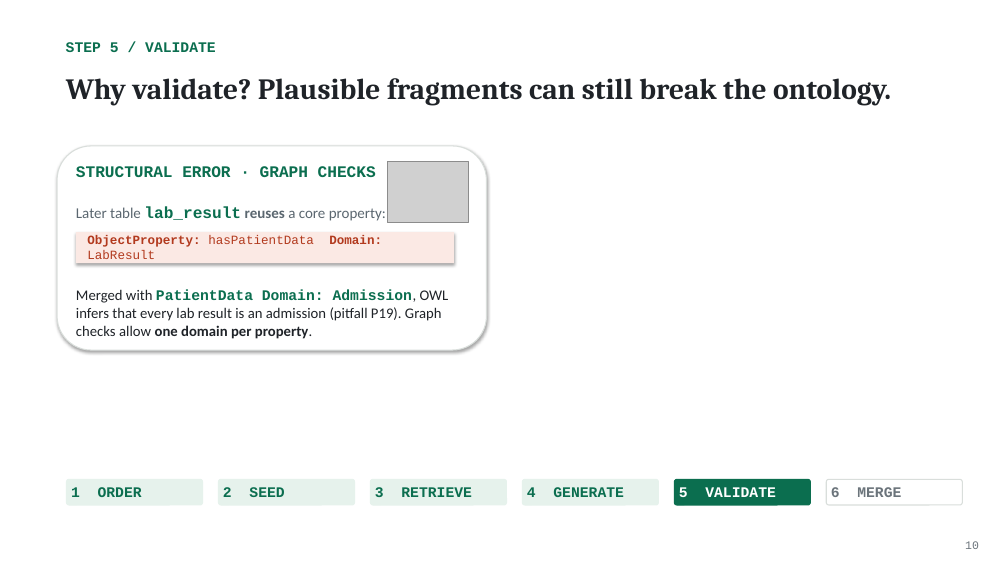
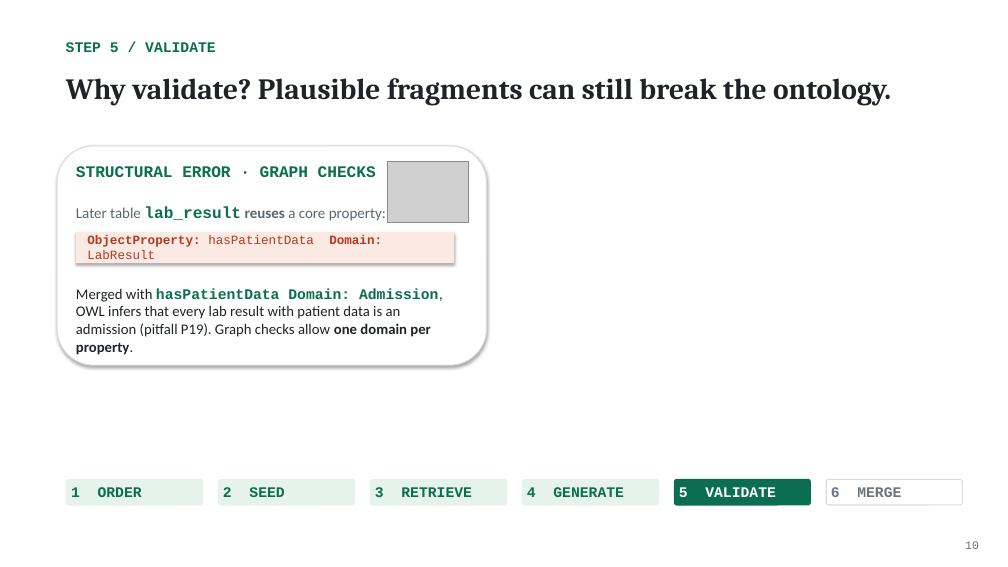
Before and after one commit to NadeenAhmad/rigor_private, a slide deck: slide 19 of presentation/RIGOR_ISWC2026_final.pptx. Drawn at 1008x567 pixels with LibreOffice and Linux fonts; fonts in the diff are those of the drawing; grey boxes stand for pictures. Boxes give left, top, right and bottom in pixels: in the first picture for what was removed or moved away, otherwise in the second. Text is boxed around its words. In the diff, an @@ line names an element or a change of style, - is before the commit and + after.

```diff
--- a/presentation/RIGOR_ISWC2026_final.pptx
+++ b/presentation/RIGOR_ISWC2026_final.pptx
@@ rounded rectangle: place and size @@
-rounded rectangle at (57, 146, 487, 350)
+rounded rectangle at (57, 146, 487, 365)
@@ text at (76, 288, 443, 355): text changed @@
-Merged with PatientData Domain: Admission, OWL infers that every lab result is an admission (pitfall P19). Graph checks allow one domain per property.
+Merged with hasPatientData Domain: Admission, OWL infers that every lab result with patient data is an admission (pitfall P19). Graph checks allow one domain per property.
```
Also in this commit, not shown: 13 other slides changed, 5 other files.
